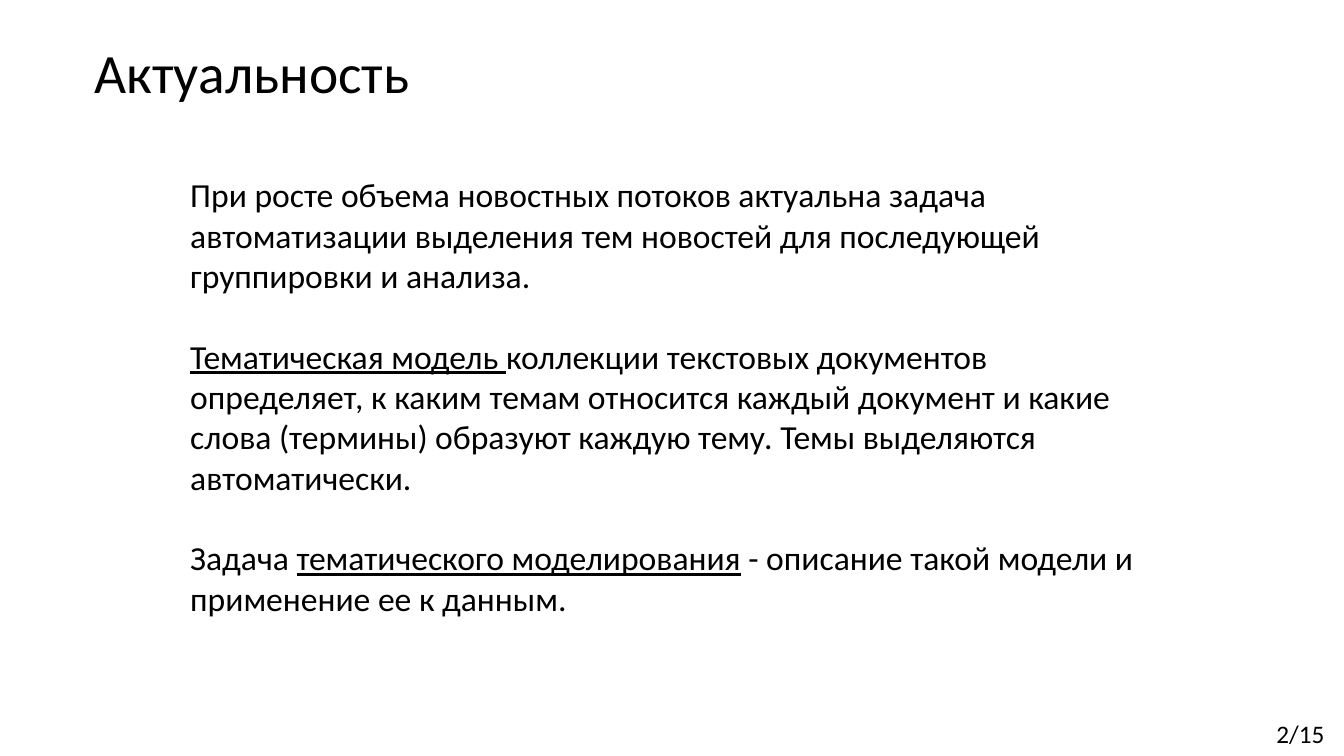
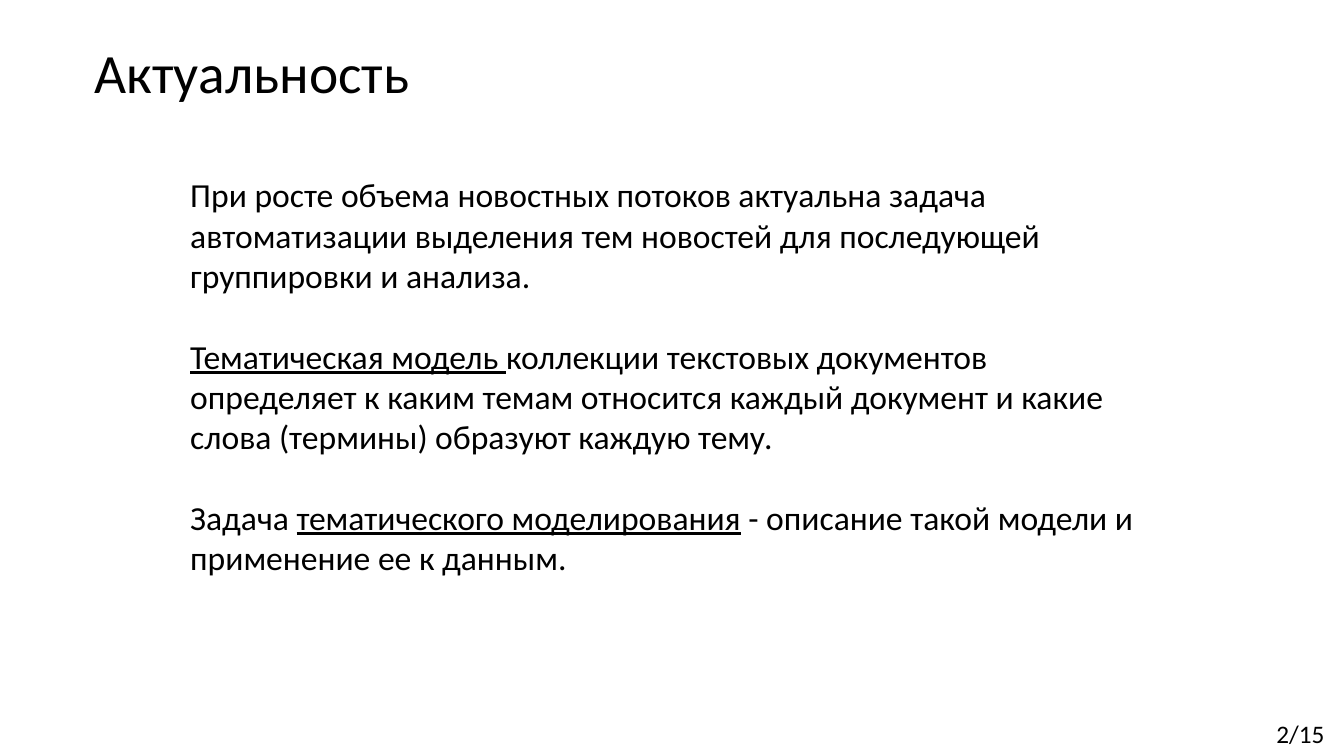
Before and after one commit to Kirmark/bachelor-qualification-work, a slide deck: slide 2 of presentation/presentation.pptx. Drawn at 1344x756 pixels with LibreOffice and Linux fonts; fonts in the diff are those of the drawing. Boxes give left, top, right and bottom in pixels: in the first picture for what was removed or moved away, otherwise in the second. Text is boxed around its words. In the diff, an @@ line names an element or a change of style, - is before the commit and + after.

```diff
--- a/presentation/presentation.pptx
+++ b/presentation/presentation.pptx
@@ text at (x1=190, y1=347, x2=1103, y2=455): text changed @@
-Тематическая модель коллекции текстовых документов определяет, к каким темам относится каждый документ и какие слова (термины) образуют каждую тему. Темы выделяются автоматически.
+Тематическая модель коллекции текстовых документов определяет к каким темам относится каждый документ и какие слова (термины) образуют каждую тему.
```
Also in this commit, not shown: 8 other slides changed, 15 other files.
